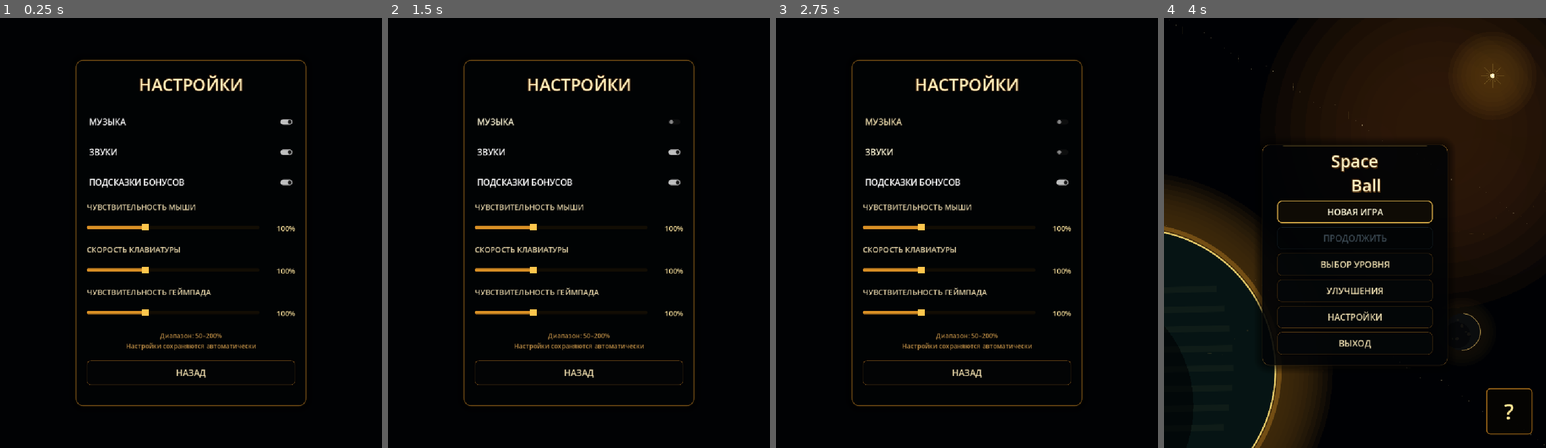
Above: before the commit, frames 1-4 (left to right).
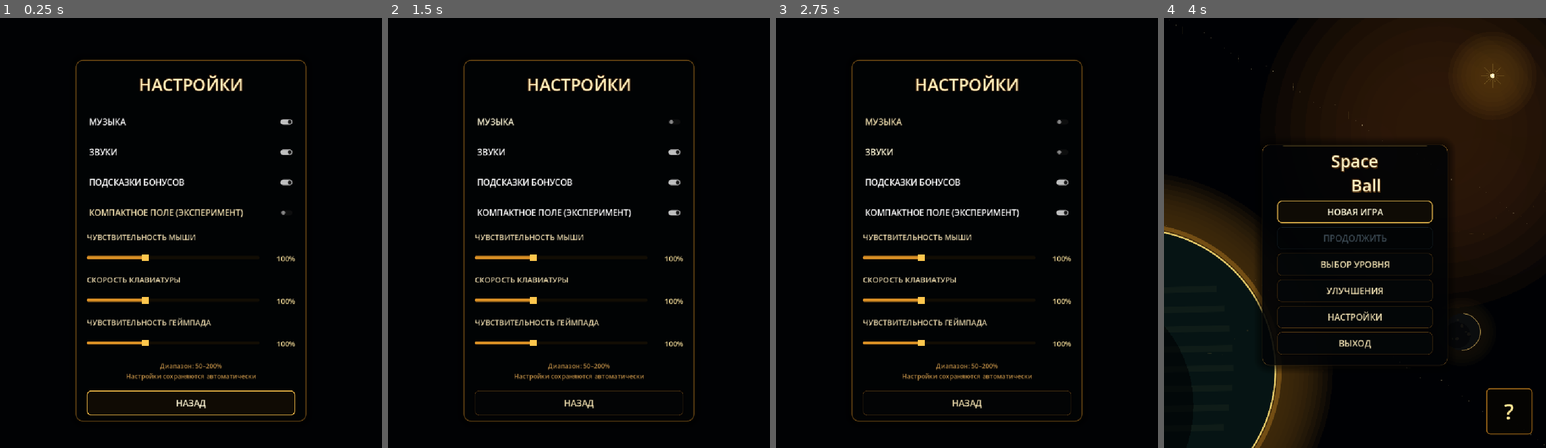
Above: after the commit, the same moments.

Repository: Ardarik421/arkanoid
Game: Godot game, scene res://scenes/settings_menu.tscn
Two runs of this game, one before a commit and one after it. Both use one fixed random seed, a clock stepped at 60 frames per second and the inputs below. This scene is started directly instead of the project's main scene.
Inputs (mouse positions are in pixels of both pictures, inside the frame that each line leads up to):
- Up to frame 1 (0.25 s): no input
- Up to frame 2 (1.5 s): click (579, 211) at 0.5 s, where only the run after the commit has a clickable "КОМПАКТНОЕ ПОЛЕ (ЭКСПЕРИМЕНТ)"; click "МУЗЫКА" at 1.25 s
- Up to frame 3 (2.75 s): click "ЗВУКИ" at 2 s
- Up to frame 4 (4 s): click "ПОДСКАЗКИ БОНУСОВ" at 2.75 s; click "НАЗАД" at 3.5 s

The runs differ from the first frame. In frame 1, 4.6% of the frame differs, in the area x 19-81%, y 43-94%; in frame 2, 4.6%; in frame 3, 4.6%; in frame 4, nothing differs.
Error before the commit: Invalid assignment of property or key 'custom_minimum_size' with value of type 'Vector2' on a base object of type 'null instance'. (res://scenes/settings_menu.…

Commit message:
Add compact layout option to settings

Diff:
--- a/scenes/settings_menu.tscn
+++ b/scenes/settings_menu.tscn
@@ -53,6 +53,11 @@
 layout_mode = 2
 custom_minimum_size = Vector2(0, 56)
 text = "ПОДСКАЗКИ БОНУСОВ"
+
+[node name="CompactLayoutToggle" type="CheckButton" parent="Panel/VBox"]
+layout_mode = 2
+custom_minimum_size = Vector2(0, 56)
+text = "КОМПАКТНОЕ ПОЛЕ (ЭКСПЕРИМЕНТ)"
 
 [node name="MouseLabel" type="Label" parent="Panel/VBox"]
 layout_mode = 2
@@ -138,6 +143,7 @@
 [connection signal="toggled" from="Panel/VBox/MusicToggle" to="." method="_on_music_toggled"]
 [connection signal="toggled" from="Panel/VBox/SoundsToggle" to="." method="_on_sounds_toggled"]
 [connection signal="toggled" from="Panel/VBox/HintsToggle" to="." method="_on_hints_toggled"]
+[connection signal="toggled" from="Panel/VBox/CompactLayoutToggle" to="." method="_on_compact_layout_toggled"]
 [connection signal="value_changed" from="Panel/VBox/MouseRow/MouseSlider" to="." method="_on_mouse_changed"]
 [connection signal="value_changed" from="Panel/VBox/KeyboardRow/KeyboardSlider" to="." method="_on_keyboard_changed"]
 [connection signal="value_changed" from="Panel/VBox/GamepadRow/GamepadSlider" to="." method="_on_gamepad_changed"]
